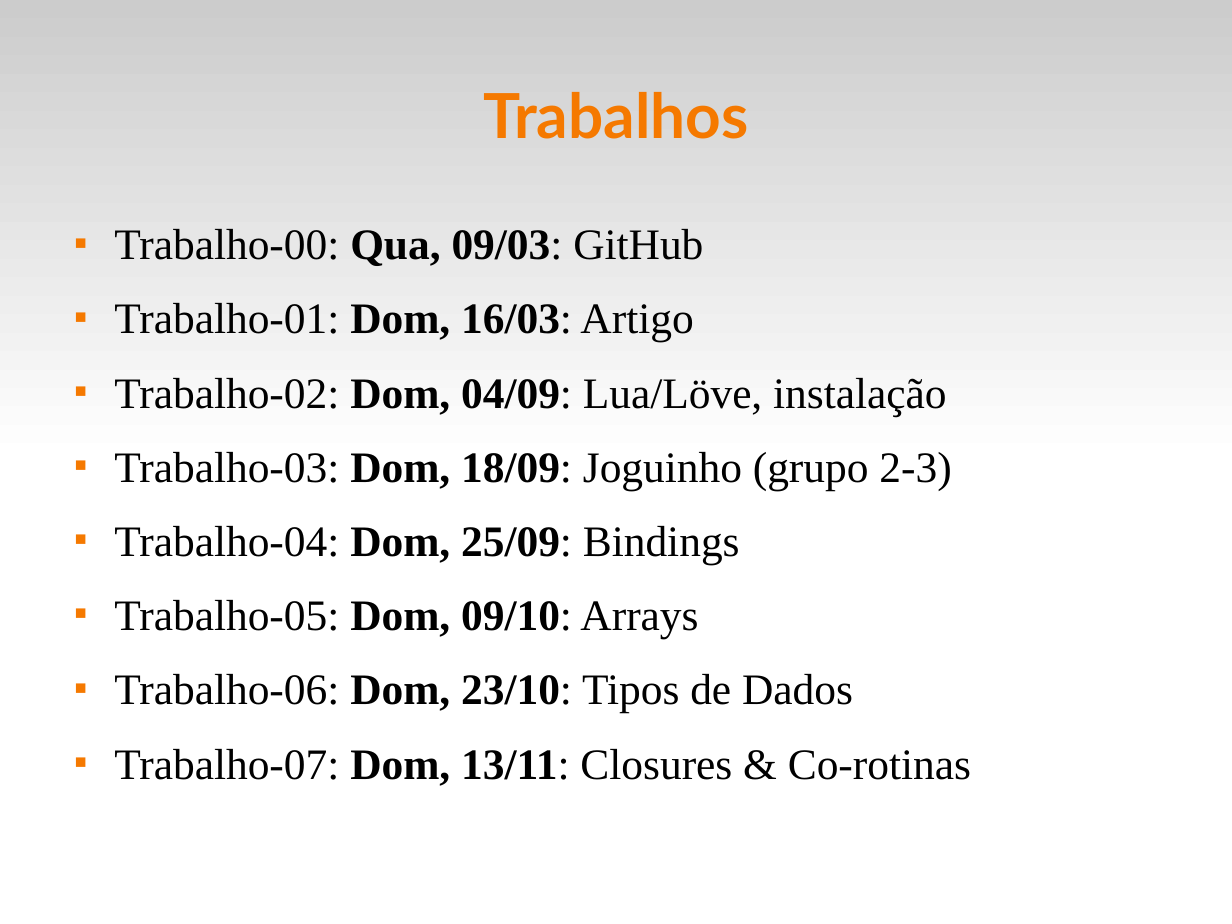
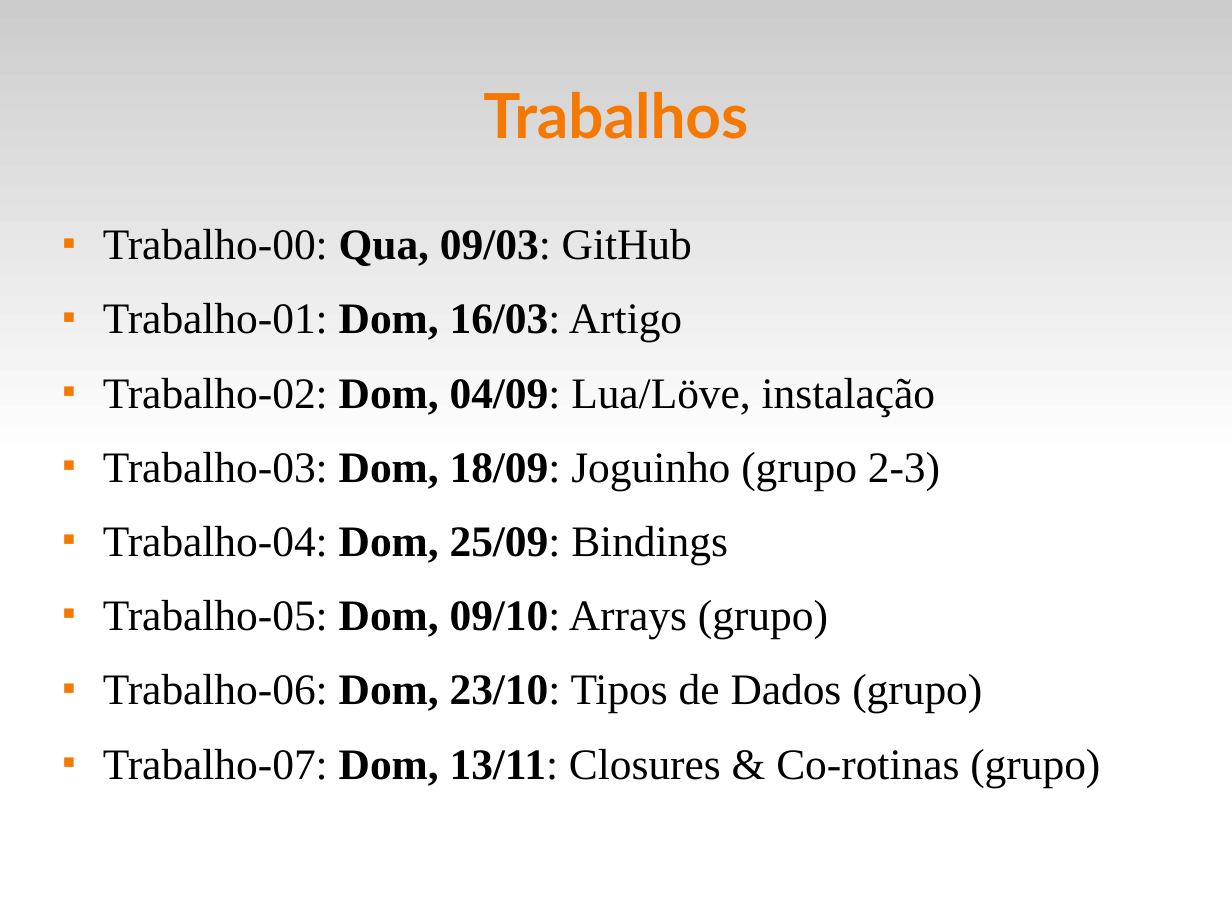
Before and after one commit to fsantanna-uerj/EDL, a slide deck: slide 4 of slides/edl-00.odp. Drawn at 1232x924 pixels with LibreOffice and Linux fonts; fonts in the diff are those of the drawing. Boxes give left, top, right and bottom in pixels: in the first picture for what was removed or moved away, otherwise in the second. Text is boxed around its words. In the diff, an @@ line names an element or a change of style, - is before the commit and + after.

```diff
--- a/slides/edl-00.odp
+++ b/slides/edl-00.odp
@@ text "Trabalho-00: Qua, 09/03: GitHub": place and size @@
-text "Trabalho-00: Qua, 09/03: GitHub" at [114,229,971,786]
+text "Trabalho-00: Qua, 09/03: GitHub" at [103,229,1100,787]
@@ text at [103,600,1100,787]: text changed @@
-■ Trabalho-05: Dom, 09/10: Arrays
-■ Trabalho-06: Dom, 23/10: Tipos de Dados
-■ Trabalho-07: Dom, 13/11: Closures & Co-rotinas
+■ Trabalho-05: Dom, 09/10: Arrays (grupo)
+■ Trabalho-06: Dom, 23/10: Tipos de Dados (grupo)
+■ Trabalho-07: Dom, 13/11: Closures & Co-rotinas (grupo)
```
Also in this commit, not shown: 9 other files.
